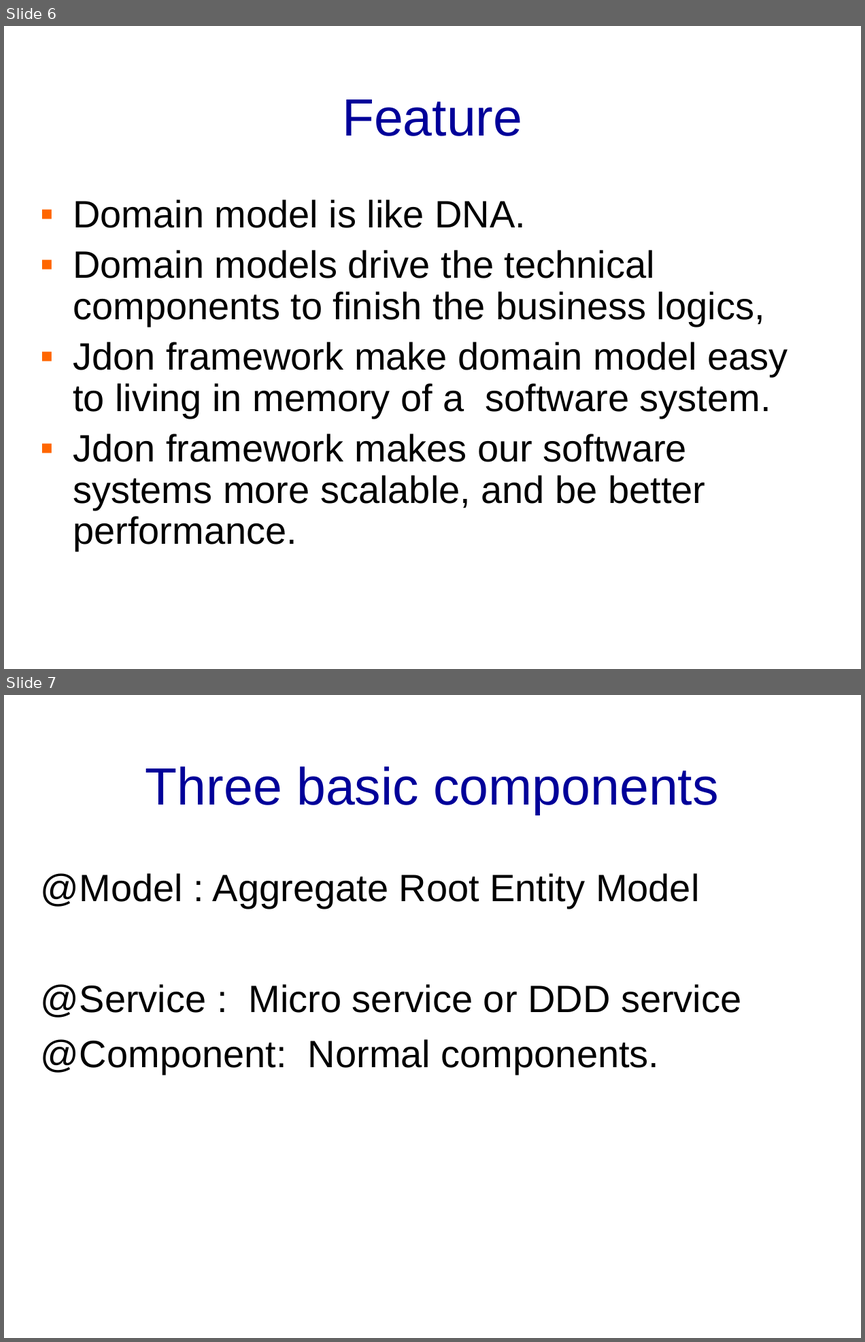
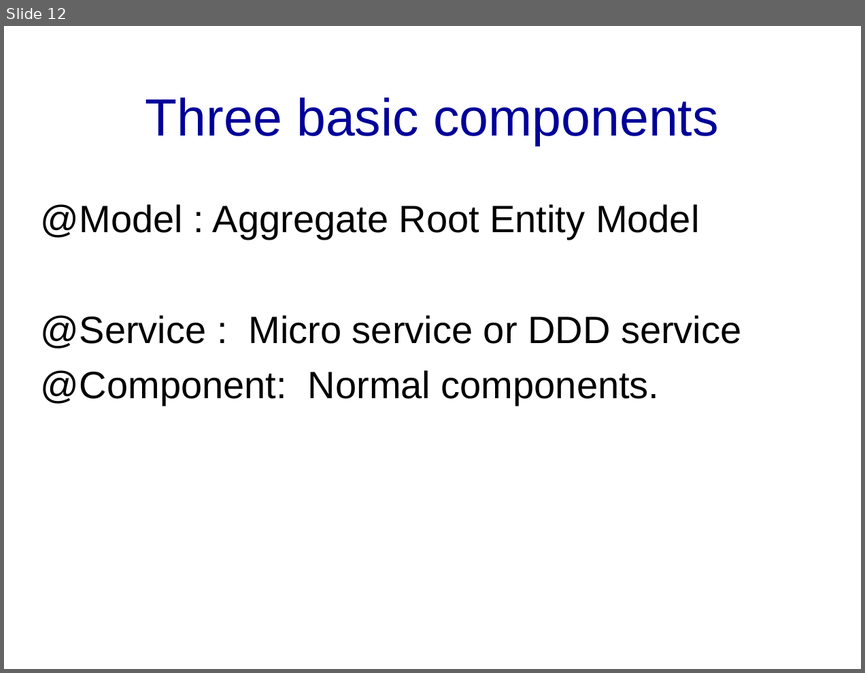
Before and after one commit to banq/banq.github.io, a slide deck: JdonFramework.ppt. Shown one above the other, each under a label of ours: slides 6 and 7 before the commit, slide 12 after it. The pictures are 865x1342 and 865x673 pixels, drawn with LibreOffice and Linux fonts; fonts in the diff are those of the drawing; background and template pictures are left out. Boxes give left, top, right and bottom in pixels: in the first picture for what was removed or moved away, otherwise in the second. Text is boxed around its words. In the diff, an @@ line names an element or a change of style, - is before the commit and + after.

```diff
--- a/JdonFramework.ppt
+++ b/JdonFramework.ppt
@@ slide 6 removed at <box>4,26,861,669</box>, background picture (left out) @@
@@ title removed at <box>342,99,522,136</box> @@
-Feature
@@ text removed at <box>73,199,788,551</box> @@
-▪ Domain model is like DNA.
-▪ Domain models drive the technical components to finish the business logics,
-▪ Jdon framework make domain model easy to living in memory of a software system.
-▪ Jdon framework makes our software systems more scalable, and be better performance.
@@ what was slide 7 is now slide 12 @@
```
Also in this commit, not shown: 1 slide changed, 6 slides added, 1 other file.
